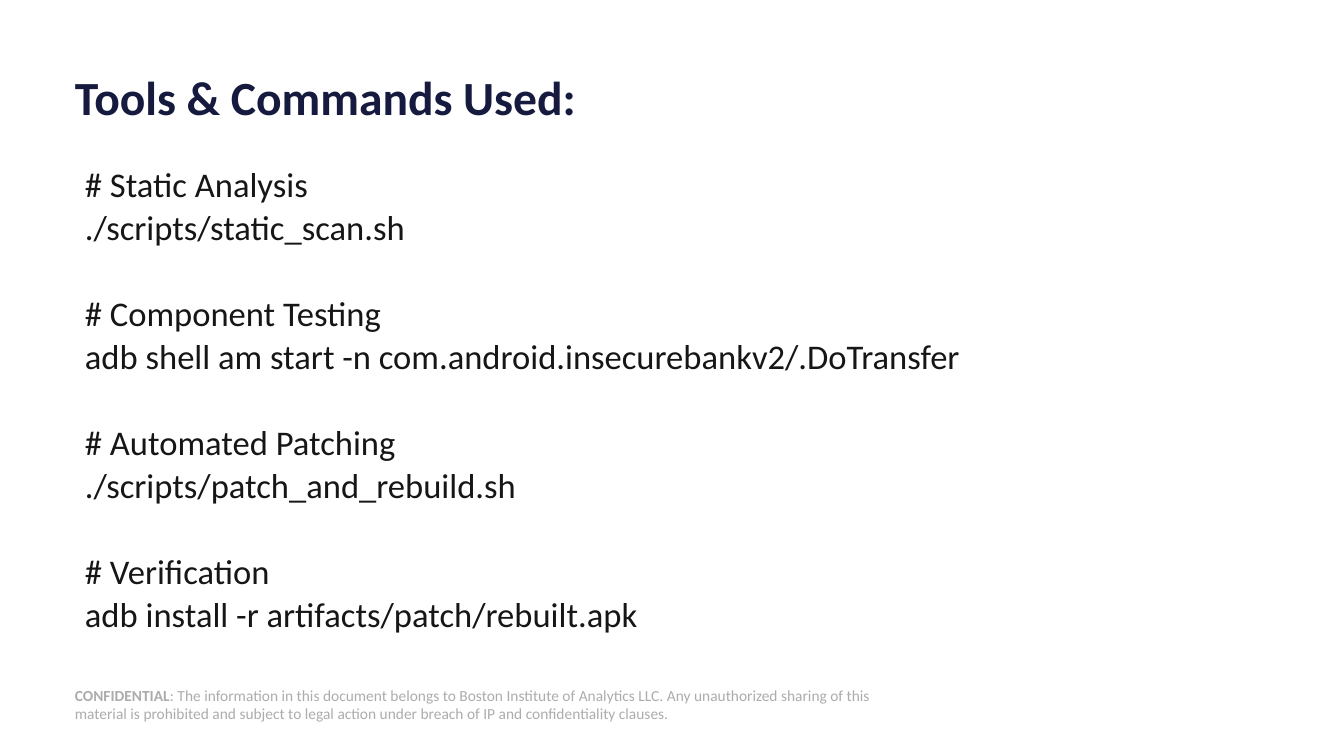
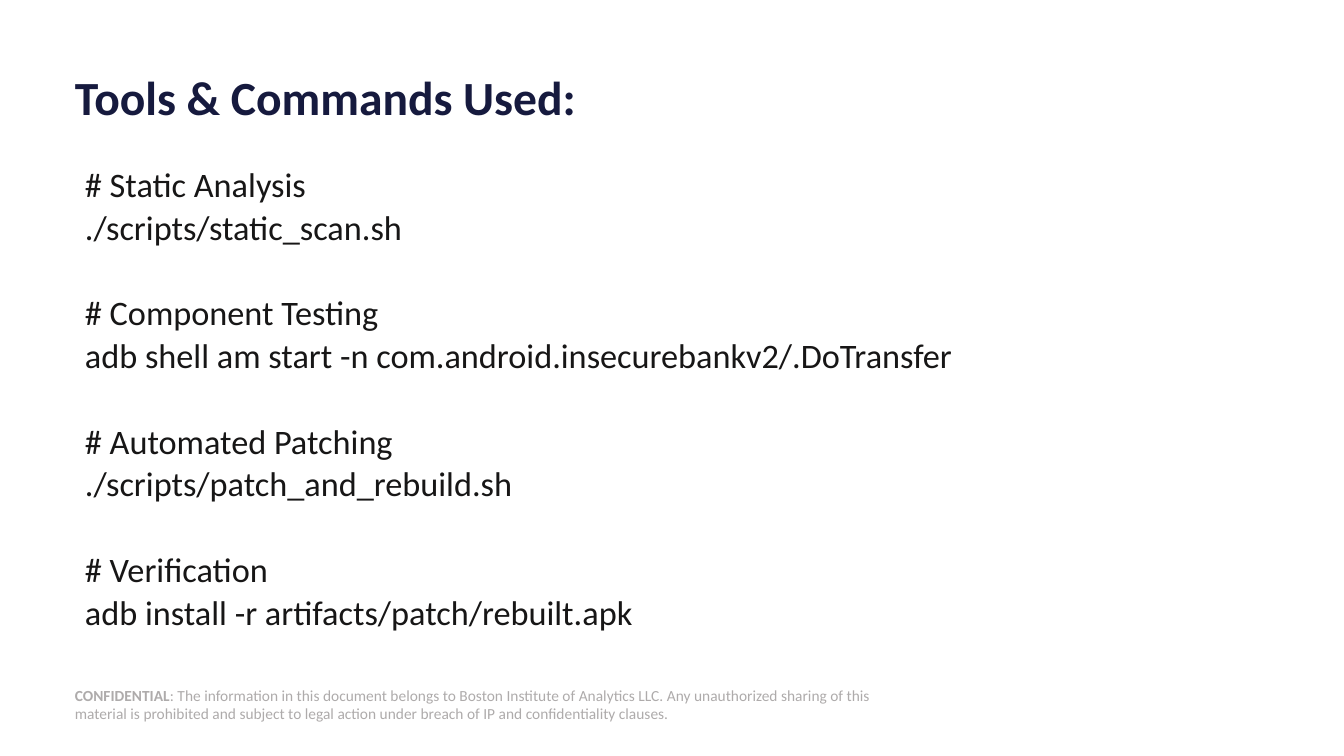
Before and after one commit to ArKosana/kosana-capstone-mobile-hardening, a slide deck: slide 25 of slides/kosana capstone.pptx. Drawn at 1344x756 pixels with LibreOffice and Linux fonts; fonts in the diff are those of the drawing; background and template pictures are left out. Boxes give left, top, right and bottom in pixels: in the first picture for what was removed or moved away, otherwise in the second. Text is boxed around its words. In the diff, an @@ line names an element or a change of style, - is before the commit and + after.

```diff
--- a/slides/kosana capstone.pptx
+++ b/slides/kosana capstone.pptx
@@ text "# Static Analysis" at (x1=85, y1=173, x2=952, y2=631): size 24.7 to 24.5 pt @@
```
Also in this commit, not shown: 3 other slides changed, 1 other file.
